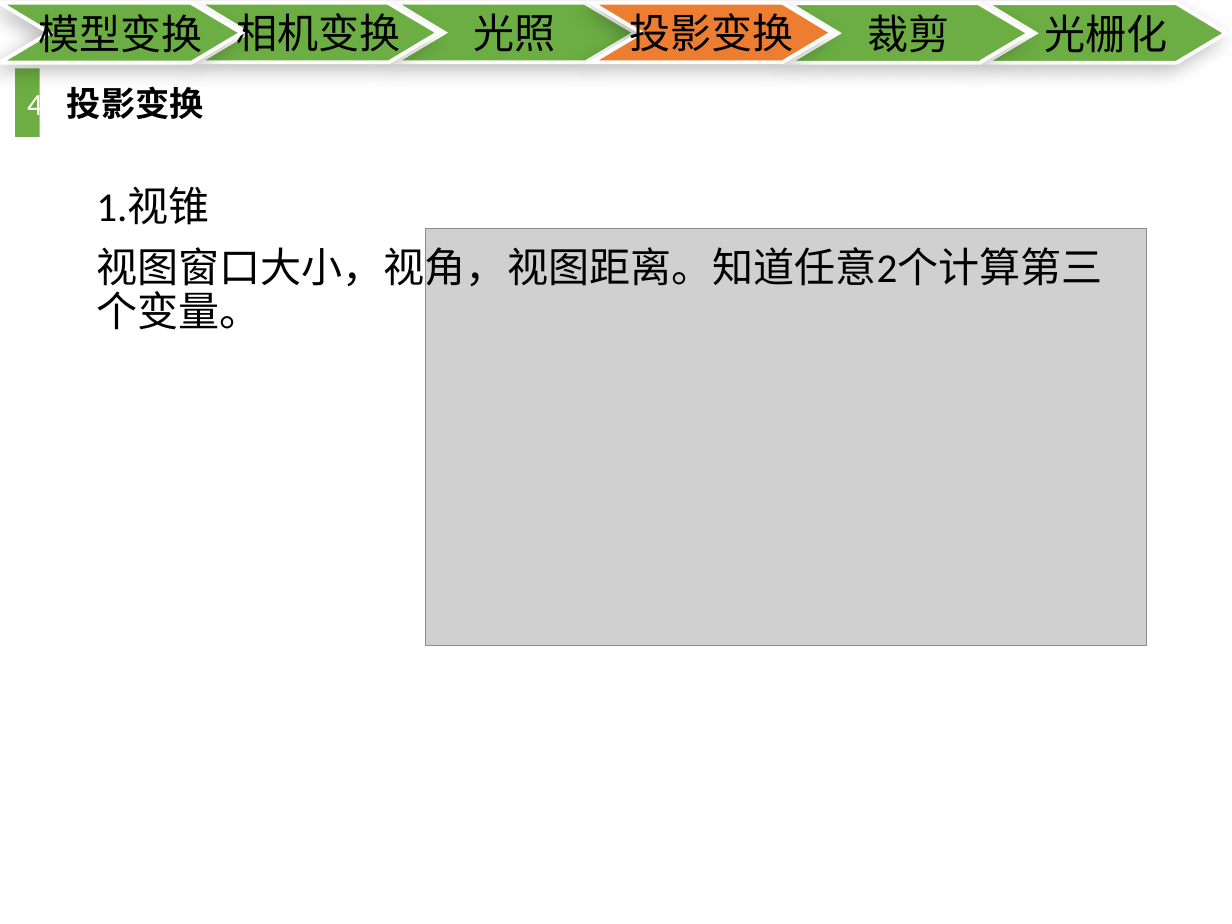
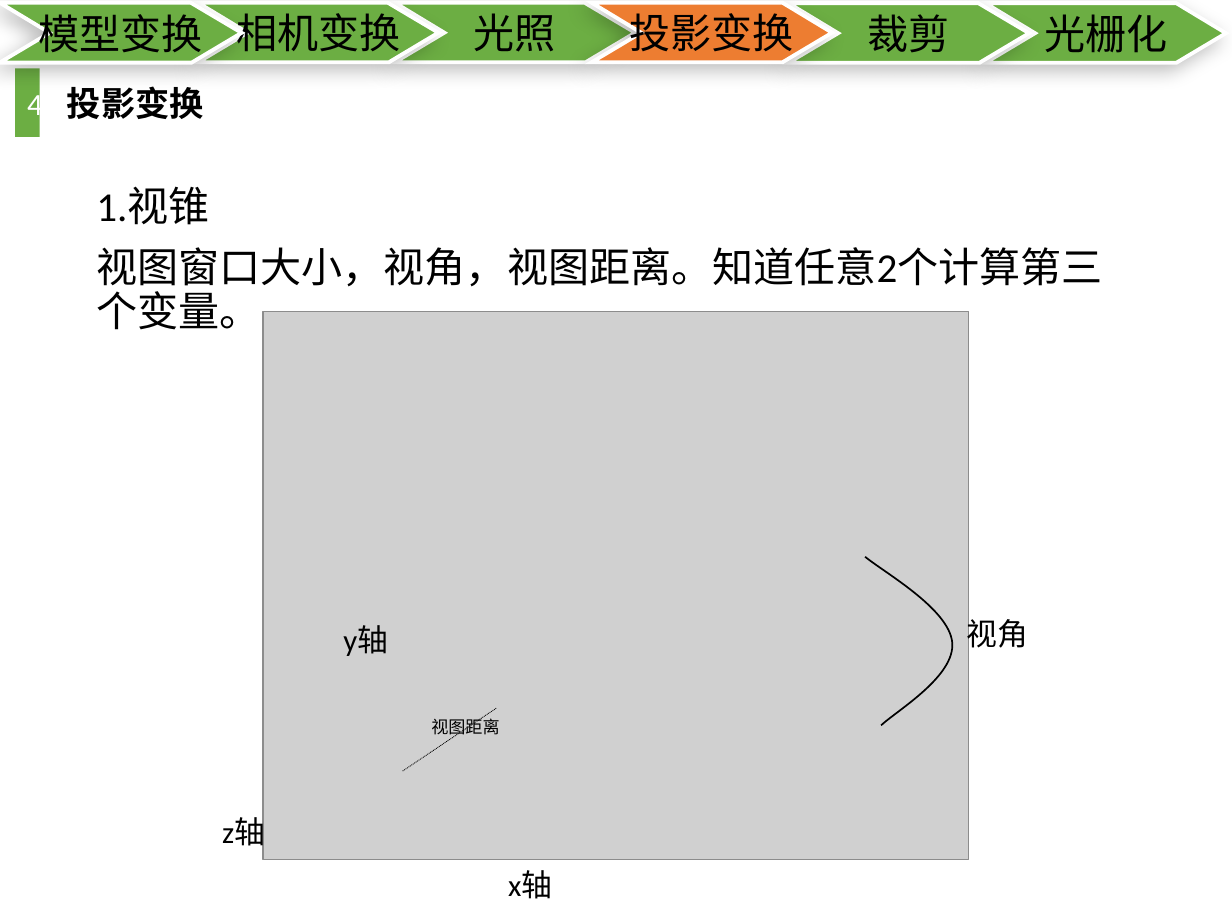
Before and after one commit to ntrntr/yzx_work, a slide deck: slide 8 of 渲染管线深入理解.pptx. Drawn at 1232x924 pixels with LibreOffice and Linux fonts; fonts in the diff are those of the drawing; grey boxes stand for pictures. Boxes give left, top, right and bottom in pixels: in the first picture for what was removed or moved away, otherwise in the second. Text is boxed around its words. In the diff, an @@ line names an element or a change of style, - is before the commit and + after.

```diff
--- a/渲染管线深入理解.pptx
+++ b/渲染管线深入理解.pptx
@@ picture removed at box(425, 229, 1146, 646) @@
@@ picture added at box(264, 312, 970, 860) @@
@@ freeform shape added at box(865, 557, 952, 726), outline #000000 1 pt @@
@@ text added at box(343, 625, 388, 656), 18 pt, text #000000 @@
+y轴
@@ text added at box(967, 614, 1029, 654), 18 pt, text #000000 @@
+视角
@@ line added from (403, 771) to (496, 708), #000000 0.5 pt dashed @@
@@ text added at box(431, 716, 499, 739), 10 pt, text #000000 @@
+视图距离
@@ text added at box(222, 817, 265, 851), 18 pt, text #000000 @@
+z轴
@@ text added at box(508, 870, 552, 899), 18 pt, text #000000 @@
+x轴
```
Also in this commit, not shown: 1 slide removed, 1 other file.
